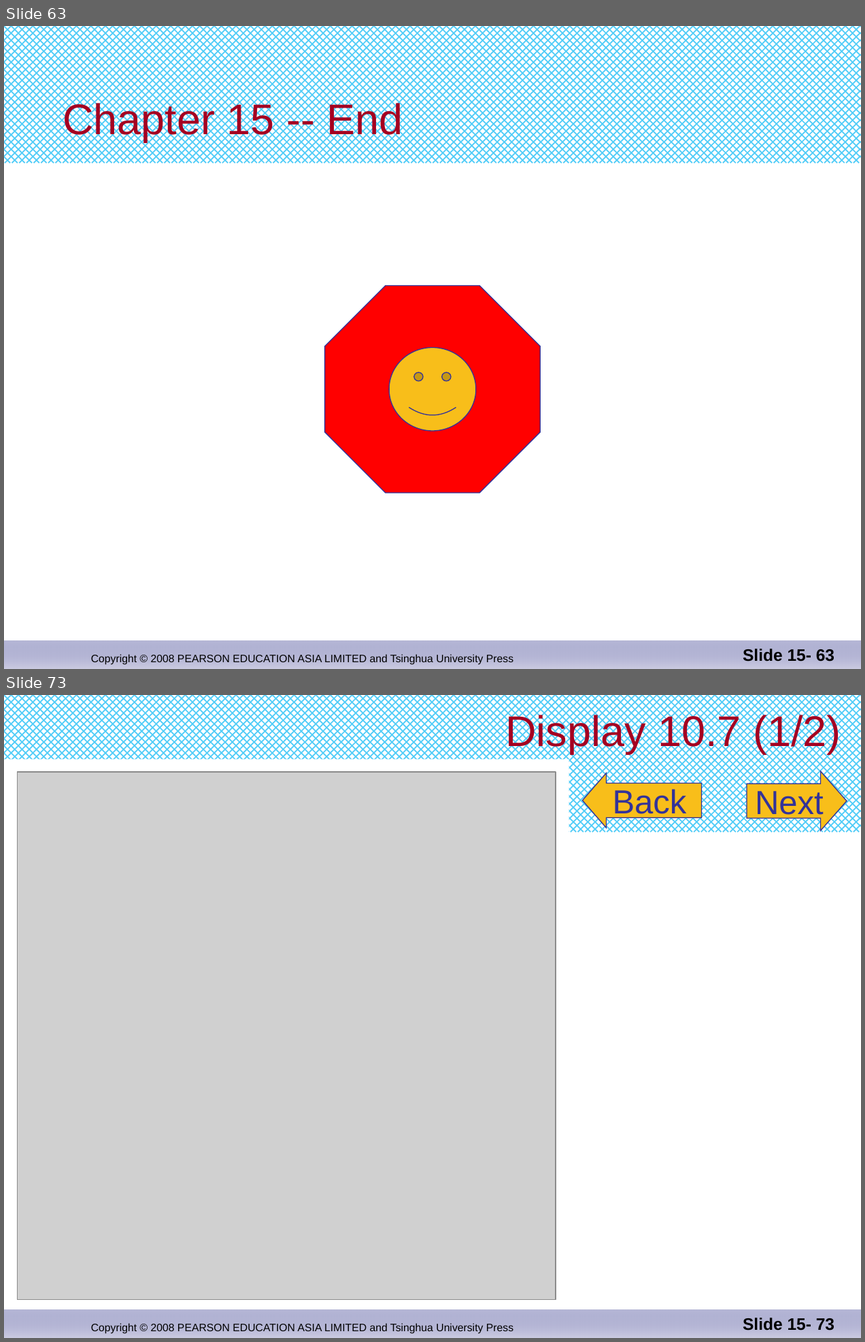
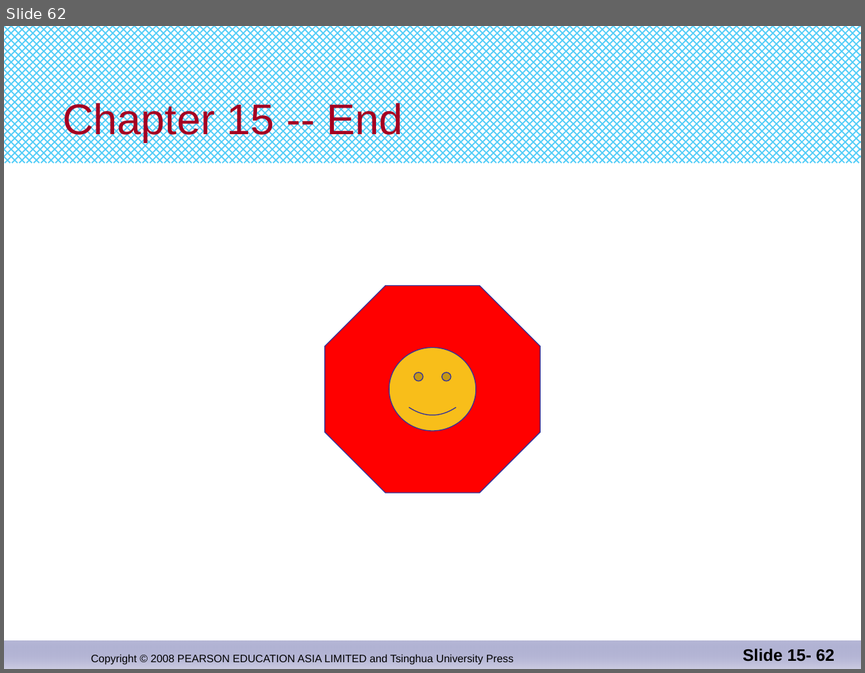
Before and after one commit to djuanbei/CPLUSPLUS, a slide deck: ppt/Chapter 15.pptx. Shown one above the other, each under a label of ours: slides 63 and 73 before the commit, slide 62 after it; the slides between them are not shown. The pictures are 865x1342 and 865x673 pixels, drawn with LibreOffice and Linux fonts; fonts in the diff are those of the drawing; grey boxes stand for pictures. Boxes give left, top, right and bottom in pixels: in the first picture for what was removed or moved away, otherwise in the second. Text is boxed around its words. In the diff, an @@ line names an element or a change of style, - is before the commit and + after.

```diff
--- a/ppt/Chapter 15.pptx
+++ b/ppt/Chapter 15.pptx
@@ slide 73 removed at (x1=4, y1=695, x2=861, y2=1338), background #FFFFFF; not listed: 3 template elements that a slide beside it also shows @@
@@ title removed at (x1=505, y1=713, x2=840, y2=754) @@
-Display 10.7 (1/2)
@@ rectangle removed at (x1=4, y1=759, x2=568, y2=841) @@
@@ picture removed at (x1=17, y1=772, x2=555, y2=1300) @@
@@ left arrow removed at (x1=582, y1=773, x2=702, y2=828) @@
-Back
@@ right arrow removed at (x1=747, y1=771, x2=847, y2=830) @@
-Next
@@ page number removed at (x1=742, y1=1317, x2=834, y2=1330) @@
-Slide 15- 73
@@ what was slide 63 is now slide 62 @@
@@ page number at (x1=742, y1=648, x2=834, y2=661): text changed @@
-Slide 15- 63
+Slide 15- 62
```
Also in this commit, not shown: 5 slides changed, 17 other slides removed.
